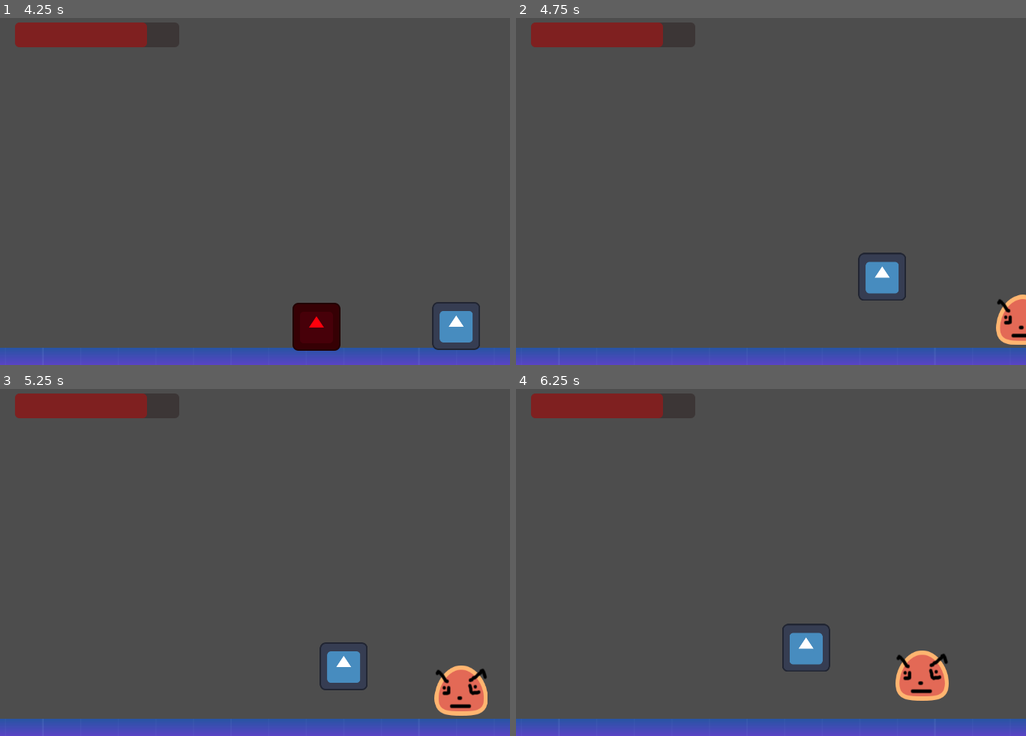
Above: before the commit, frames 1-4 (two rows, left to right).
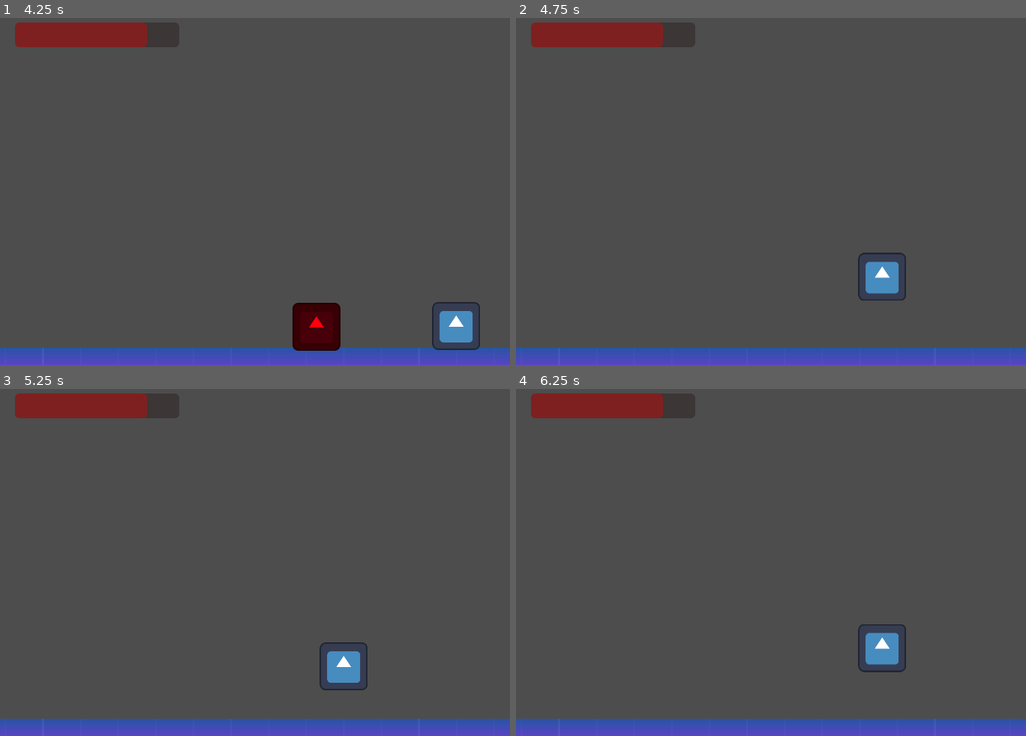
Above: after the commit, the same moments.

Repository: edurs2602/epogames2023
Game: Godot game, scene res://scenes/enviroment/main.tscn
Same seed, same stepped clock (60 frames per second), same inputs: the game is played once before the commit and once after it. The engine's default icon, where the game draws it, is replaced by a stand-in: a white triangle on a blue panel in a dark square.
Inputs:
- Up to frame 1 (4.25 s): tap Enter (ui_accept) at 0.5, 0.77, 1.52, 3.02, 3.77 s; hold Right (ui_right) 0.53-2.03 s; tap Shift (shift) every 0.75 s from 0.6 to 3.6 s; hold Left (ui_left) 2.03-2.78 s; hold Right (ui_right) from 2.78 s (still down)
- Up to frame 2 (4.75 s): release Right (ui_right) at 4.28 s; hold Left (ui_left) from 4.28 s (still down); tap Shift (shift) at 4.35 s; tap Enter (ui_accept) at 4.52 s
- Up to frame 3 (5.25 s): release Left (ui_left) at 5.03 s; hold Right (ui_right) from 5.03 s (still down); tap Shift (shift) at 5.1 s
- Up to frame 4 (6.25 s): release Right (ui_right) at 5.78 s; hold Left (ui_left) from 5.78 s (still down); tap Shift (shift) at 5.85 s; tap Enter (ui_accept) at 6.02 s

Frame 1 is identical in both runs. In frame 2, 0.7% of the frame differs, in the area x 94-100%, y 79-95%; in frame 3, 1.3%; in frame 4, 2.8%, in the area x 52-85%, y 67-90%.

Commit message:
feat: fly enemy sprite

Diff:
--- a/scenes/fly_enemy.tscn
+++ b/scenes/fly_enemy.tscn
@@ -1,7 +1,7 @@
-[gd_scene load_steps=6 format=3 uid="uid://cictcb1ljgss2"]
+[gd_scene load_steps=13 format=3 uid="uid://qnrp8kptenph"]
 
-[ext_resource type="Texture2D" uid="uid://hhqudxgwpryt" path="res://assets/fly_enemy.png" id="1_faspw"]
 [ext_resource type="Script" path="res://src/Actors/scripts/fly_enemy.gd" id="1_n3cx5"]
+[ext_resource type="Texture2D" uid="uid://cc580r2p85a7k" path="res://assets/Sprite_sheet_olho.png" id="2_02o6l"]
 
 [sub_resource type="CircleShape2D" id="CircleShape2D_qx8ha"]
 radius = 36.5266
@@ -10,6 +10,56 @@
 size = Vector2(71, 67)
 
 [sub_resource type="CircleShape2D" id="CircleShape2D_jhgx4"]
+
+[sub_resource type="AtlasTexture" id="AtlasTexture_wig2l"]
+atlas = ExtResource("2_02o6l")
+region = Rect2(0, 0, 24, 24)
+
+[sub_resource type="AtlasTexture" id="AtlasTexture_fenwe"]
+atlas = ExtResource("2_02o6l")
+region = Rect2(24, 0, 24, 24)
+
+[sub_resource type="AtlasTexture" id="AtlasTexture_0vlk8"]
+atlas = ExtResource("2_02o6l")
+region = Rect2(48, 0, 24, 24)
+
+[sub_resource type="AtlasTexture" id="AtlasTexture_eb77q"]
+atlas = ExtResource("2_02o6l")
+region = Rect2(72, 0, 24, 24)
+
+[sub_resource type="AtlasTexture" id="AtlasTexture_v6wxo"]
+atlas = ExtResource("2_02o6l")
+region = Rect2(96, 0, 24, 24)
+
+[sub_resource type="AtlasTexture" id="AtlasTexture_ioqlt"]
+atlas = ExtResource("2_02o6l")
+region = Rect2(120, 0, 24, 24)
+
+[sub_resource type="SpriteFrames" id="SpriteFrames_15d8f"]
+animations = [{
+"frames": [{
+"duration": 1.0,
+"texture": SubResource("AtlasTexture_wig2l")
+}, {
+"duration": 1.0,
+"texture": SubResource("AtlasTexture_fenwe")
+}, {
+"duration": 1.0,
+"texture": SubResource("AtlasTexture_0vlk8")
+}, {
+"duration": 1.0,
+"texture": SubResource("AtlasTexture_eb77q")
+}, {
+"duration": 1.0,
+"texture": SubResource("AtlasTexture_v6wxo")
+}, {
+"duration": 1.0,
+"texture": SubResource("AtlasTexture_ioqlt")
+}],
+"loop": true,
+"name": &"fly",
+"speed": 5.0
+}]
 
 [node name="fly_enemy" type="CharacterBody2D"]
 collision_layer = 2
@@ -47,10 +97,9 @@
 
 [node name="Marker2D" type="Marker2D" parent="."]
 
-[node name="Sprite2D" type="Sprite2D" parent="Marker2D"]
-position = Vector2(-0.5, -1.5)
-scale = Vector2(0.657407, 0.72043)
-texture = ExtResource("1_faspw")
+[node name="AnimatedSprite2D" type="AnimatedSprite2D" parent="Marker2D"]
+sprite_frames = SubResource("SpriteFrames_15d8f")
+animation = &"fly"
 
 [node name="Timer" type="Timer" parent="."]
 wait_time = 0.5
--- a/src/Actors/scripts/fly_enemy.gd
+++ b/src/Actors/scripts/fly_enemy.gd
@@ -16,6 +16,9 @@
 var timing_fly = null
 var gravity = ProjectSettings.get_setting("physics/2d/default_gravity")
 
+func _ready():
+	$Marker2D/AnimatedSprite2D.play("fly")
+	timer.start()
 
 func _physics_process(delta):
 	if is_on_floor():
@@ -27,17 +30,19 @@
 
 	if !is_enemy_on_floor and !player_chase:
 		#velocity.y += (directionYIdle * SPEED) * delta
-		velocity.y = move_toward(position.y, position.y - 2, delta * yDelta)
+		#velocity.y = move_toward(position.y, position.y - 2, delta * yDelta)
+		pass
 
 	if(player_chase):
 		position += (player.position - position)/SPEED
 
-	move_and_slide()
+		if (player.position.x - position.x) > 0:
+			$Marker2D/AnimatedSprite2D.flip_h = true
+		else:
+			$Marker2D/AnimatedSprite2D.flip_h = false
 
 
-func _ready():
-
-	timer.start()
+	move_and_slide()
 
 func _process(delta):
 	pass
Binary file added: assets/Sprite_sheet_olho.png
Not shown, added: assets/Sprite_sheet_olho.png.import
